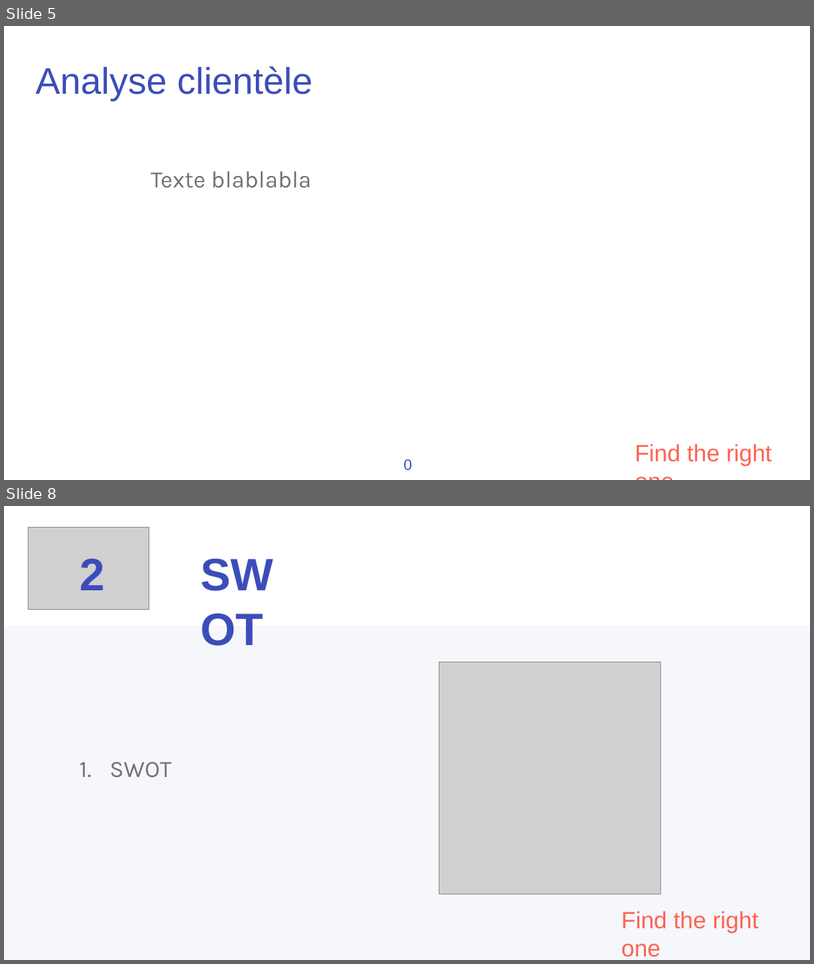
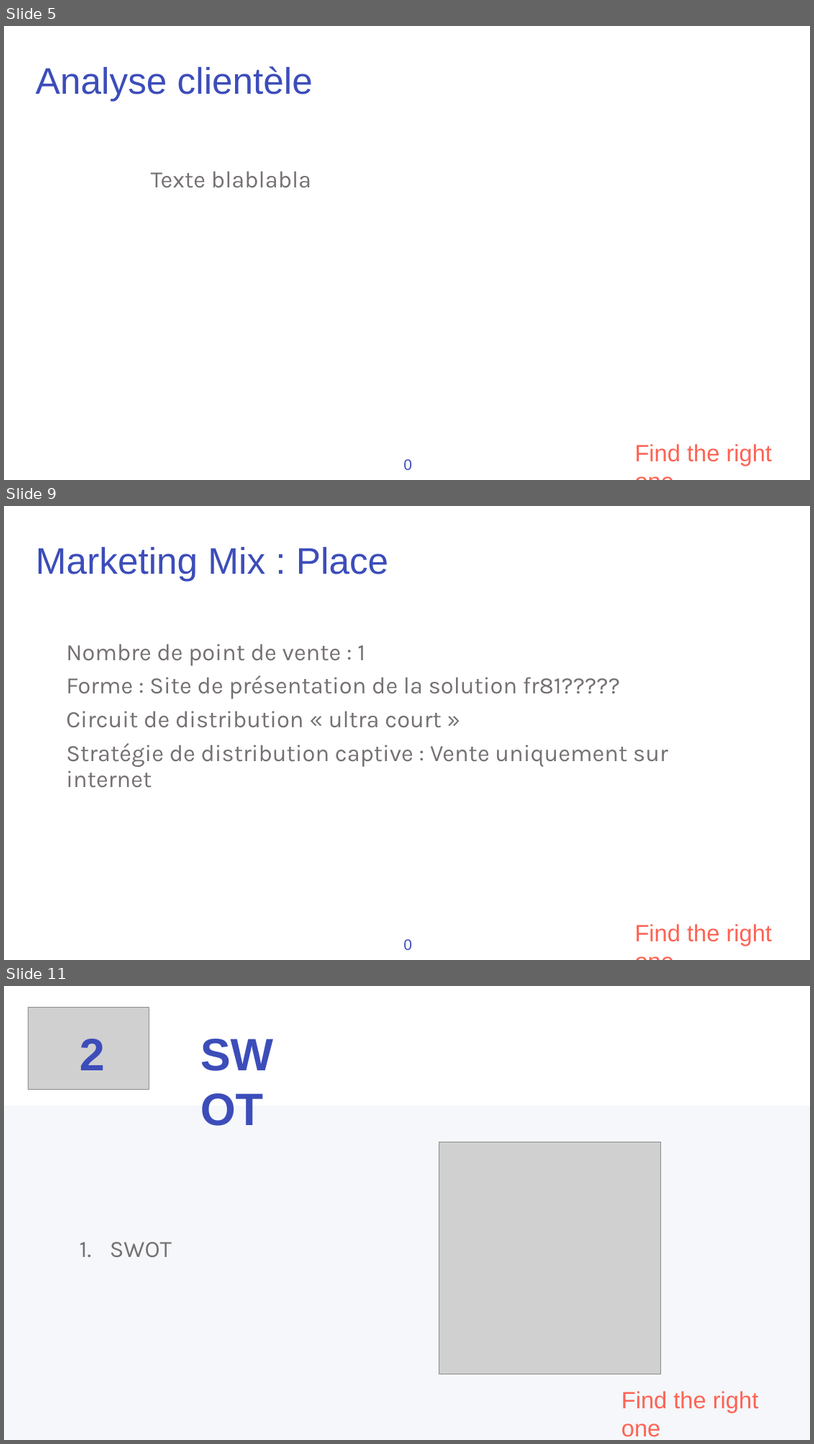
Before and after one commit to solown/ServeurWEB_PROJET, a slide deck: presentation/fr81.pptx. Shown one above the other, each under a label of ours: slides 5 and 8 before the commit, slides 5, 9 and 11 after it; the slides between them are not shown. The pictures are 814x964 and 814x1444 pixels, drawn with LibreOffice and Linux fonts; fonts in the diff are those of the drawing; grey boxes stand for pictures; background and template pictures are left out. Boxes give left, top, right and bottom in pixels: in the first picture for what was removed or moved away, otherwise in the second. Text is boxed around its words. In the diff, an @@ line names an element or a change of style, - is before the commit and + after.

Commit message:
add begin of marketing mix

```diff
--- a/presentation/fr81.pptx
+++ b/presentation/fr81.pptx
@@ slide 9 added at [4, 506, 810, 960], background #FFFFFF @@
@@ text added at [36, 547, 388, 581], 44 pt, text #3C4DBA @@
+Marketing Mix : Place
@@ text added at [66, 644, 669, 788], 28 pt, text #767171 @@
+Nombre de point de vente : 1
+Forme : Site de présentation de la solution fr81?????
+Circuit de distribution « ultra court »
+Stratégie de distribution captive : Vente uniquement sur internet
@@ text added at [635, 924, 772, 945], 28 pt, text #FE6354 @@
+Find the right one
@@ text added at [404, 939, 412, 950], 18 pt, text #3C4DBA @@
+0
@@ what was slide 8 is now slide 11 @@
```
Also in this commit, not shown: 6 slides changed, 2 other slides added.
